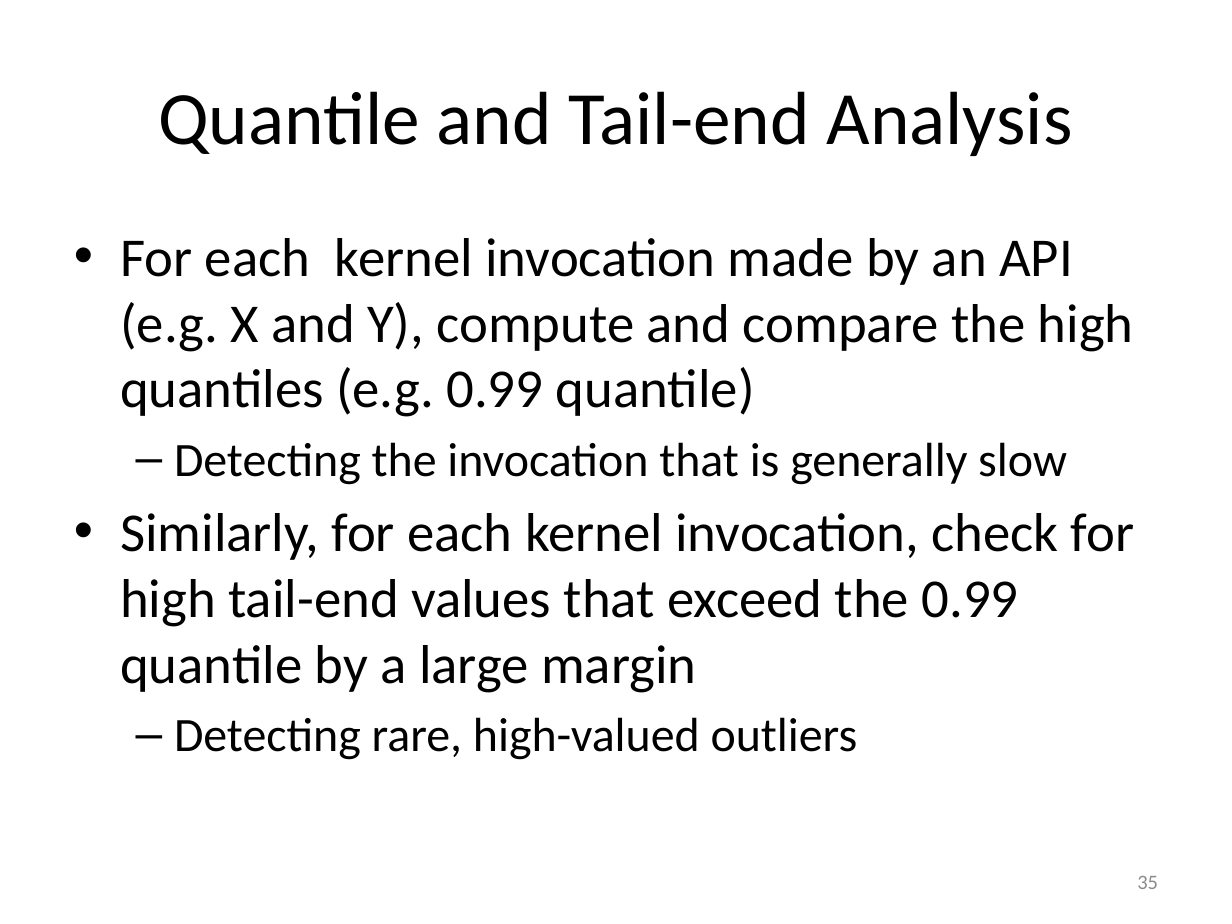
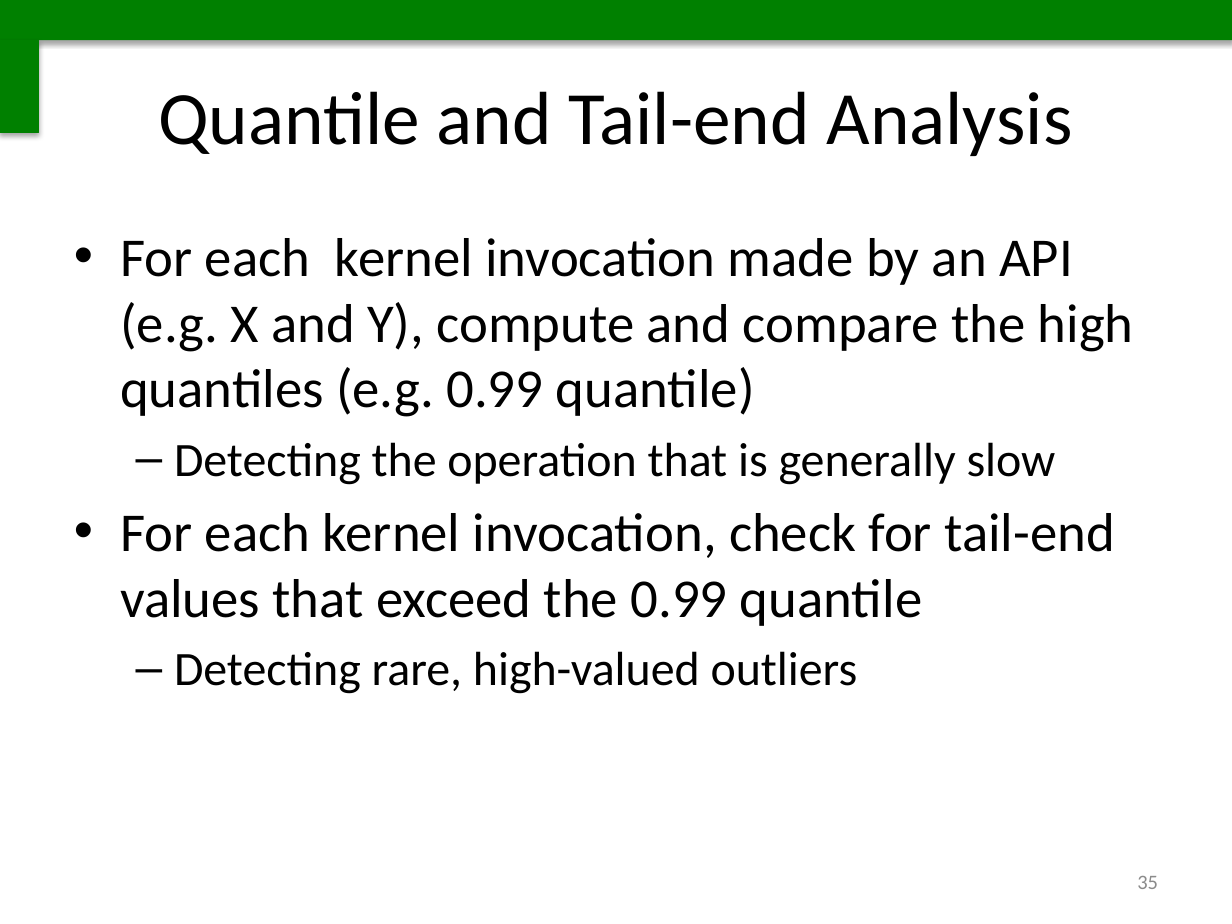
Before and after one commit to Dithn/eager-appscale, a slide deck: slide 35 of Eager/paper/dissertation/dissertation.pptx. Drawn at 1232x924 pixels with LibreOffice and Linux fonts; fonts in the diff are those of the drawing. Boxes give left, top, right and bottom in pixels: in the first picture for what was removed or moved away, otherwise in the second. Text is boxed around its words. In the diff, an @@ line names an element or a change of style, - is before the commit and + after.

```diff
--- a/Eager/paper/dissertation/dissertation.pptx
+++ b/Eager/paper/dissertation/dissertation.pptx
@@ rectangle added at bbox=[0, 0, 1232, 41], fill #008000 @@
@@ rectangle added at bbox=[0, 41, 38, 133], fill #008000, outline #008000 0.75 pt @@
@@ text at bbox=[120, 442, 1114, 626]: text changed @@
-  – Detecting the invocation that is generally slow
-• Similarly, for each kernel invocation, check for high tail-end values that exceed the 0.99 quantile by a large margin
+  – Detecting the operation that is generally slow
+• For each kernel invocation, check for tail-end values that exceed the 0.99 quantile
```
Also in this commit, not shown: 28 other slides changed, 3 slides added.
